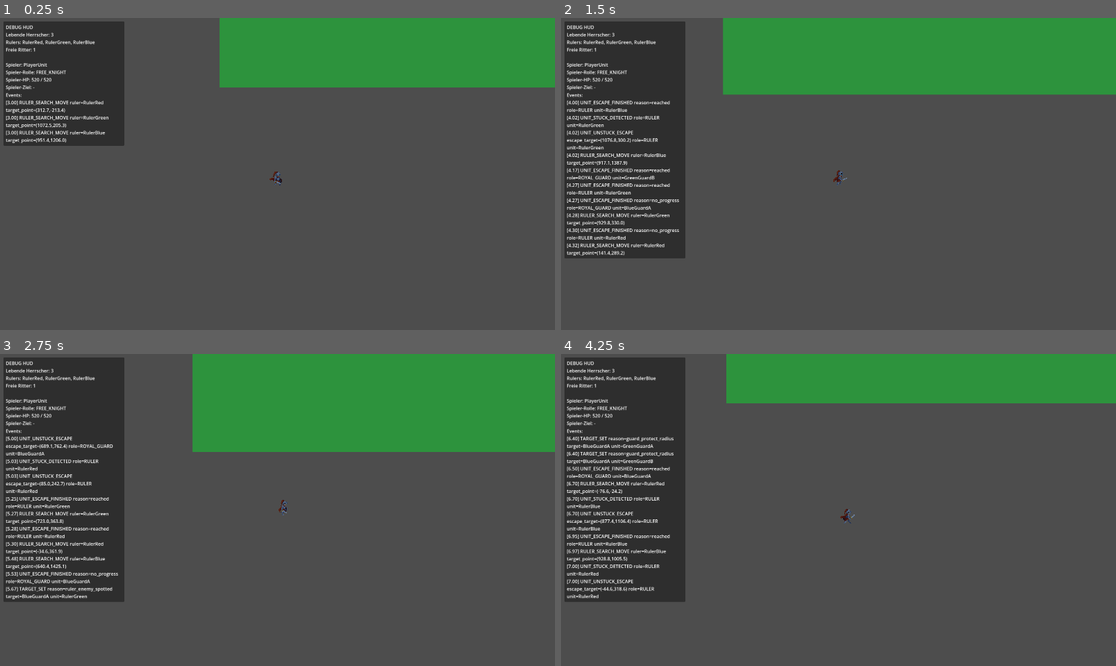
Above: before the commit, frames 1-4 (two rows, left to right).
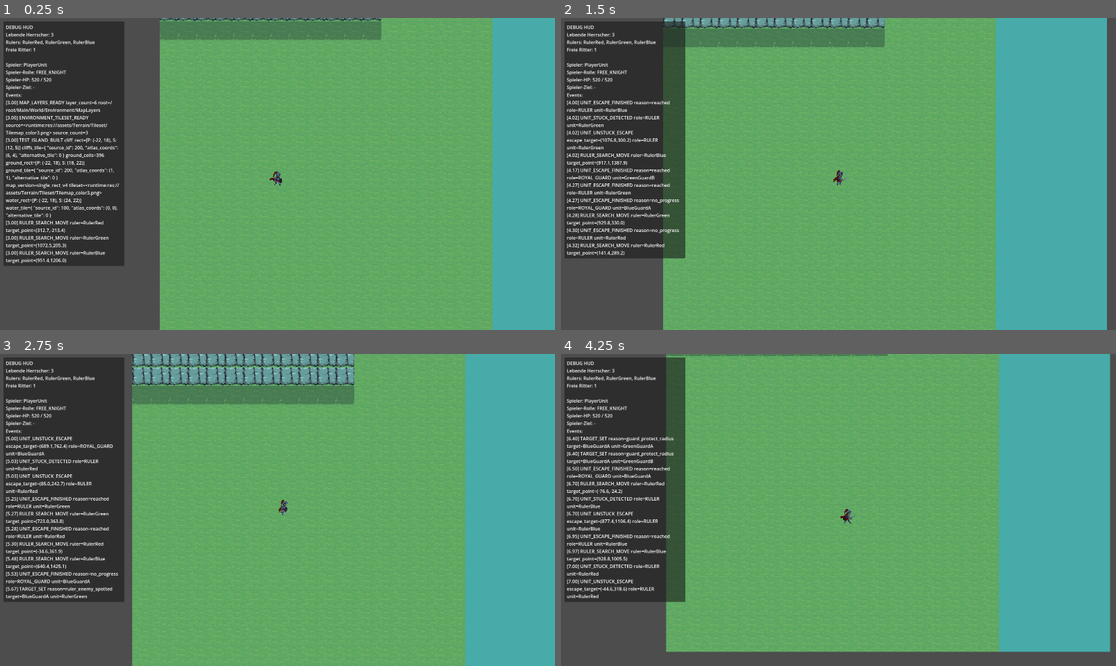
Above: after the commit, the same moments.

Repository: cblab/kingslayer
Game: Godot game, scene res://scenes/Main.tscn
Same seed, same stepped clock (60 frames per second), same inputs: the game is played once before the commit and once after it.
Inputs (mouse positions are in pixels of both pictures, inside the frame that each line leads up to):
- Up to frame 1 (0.25 s): no input
- Up to frame 2 (1.5 s): tap Enter at 0.5 s; move the mouse to (960, 158) at 0.52 s; click (960, 158) at 0.67 s; move the mouse to (727, 189) at 1.27 s; click (727, 189) at 1.42 s
- Up to frame 3 (2.75 s): move the mouse to (333, 441) at 2.02 s; click (333, 441) at 2.17 s
- Up to frame 4 (4.25 s): move the mouse to (810, 572) at 2.77 s; click (810, 572) at 2.92 s; move the mouse to (1005, 556) at 3.52 s; click (1005, 556) at 3.67 s

The runs differ from the first frame. In frame 1, 79% of the frame differs, in the area x 0-100%, y 0-100%; in frame 2, 80%, in the area x 18-100%, y 0-100%; in frame 3, 76%; in frame 4, 77%.

Commit message:
Restore tilemap-only world visuals and remove polygon placeholders

Diff:
--- a/scenes/World.tscn
+++ b/scenes/World.tscn
@@ -10,10 +10,6 @@
 z_index = -100
 
 [node name="Ground" type="Node2D" parent="Environment" unique_id=1999200667]
-
-[node name="GroundVisual" type="Polygon2D" parent="Environment/Ground" unique_id=1133444735]
-color = Color(0.18, 0.58, 0.24, 1)
-polygon = PackedVector2Array(-1200, -280, 1150, -280, 1150, 1700, -1200, 1700)
 
 [node name="MapLayers" type="Node2D" parent="Environment" unique_id=666136115]
 
@@ -36,24 +32,6 @@
 [node name="PropsPlateau" type="TileMapLayer" parent="Environment/MapLayers"]
 z_index = 50
 y_sort_enabled = true
-
-[node name="TerrainVisuals" type="Node2D" parent="Environment"]
-
-[node name="WaterEast" type="Polygon2D" parent="Environment/TerrainVisuals"]
-color = Color(0.16, 0.38, 0.82, 1)
-polygon = PackedVector2Array(1150, -280, 2200, -280, 2200, 1700, 1150, 1700)
-
-[node name="CliffNorth" type="Polygon2D" parent="Environment/TerrainVisuals"]
-color = Color(0.38, 0.36, 0.34, 1)
-polygon = PackedVector2Array(-520, -280, 1150, -280, 1150, 120, -520, 120)
-
-[node name="CliffInnerWest" type="Polygon2D" parent="Environment/TerrainVisuals"]
-color = Color(0.36, 0.34, 0.32, 1)
-polygon = PackedVector2Array(-260, 500, -20, 500, 80, 760, -120, 920, -320, 760)
-
-[node name="CliffInnerMid" type="Polygon2D" parent="Environment/TerrainVisuals"]
-color = Color(0.36, 0.34, 0.32, 1)
-polygon = PackedVector2Array(520, 760, 760, 760, 900, 960, 780, 1180, 560, 1160, 430, 940)
 
 [node name="TerrainCollision" type="Node2D" parent="Environment"]
 
--- a/scripts/world.gd
+++ b/scripts/world.gd
@@ -33,7 +33,6 @@
 const _MAP_LAYERS_ROOT_NAME := "MapLayers"
 const _ENV_COLLIDERS_ROOT_NAME := "Colliders"
 const _ENVIRONMENT_ROOT_Z_INDEX := -100
-const _GROUND_VISUAL_PATH := "Environment/Ground/GroundVisual"
 const _ENV_TILE_SIZE := Vector2i(64, 64)
 const _ENV_TERRAIN_TEXTURE_PATH := "res://assets/Terrain/Tileset/Tilemap_color3.png"
 const _ENV_WATER_TEXTURE_PATH := "res://assets/Terrain/Tileset/Water Background color.png"
@@ -58,6 +57,7 @@
 	_spawn_rng.randomize()
 	_periodic_spawn_cooldown = periodic_free_knight_spawn_interval
 	_prepare_periodic_free_knight_spawn_points()
+	_setup_map_infrastructure()
 	_stabilize_world_state()
 	_refresh_debug_hud()
 
@@ -87,10 +87,9 @@
 	var layers := _ensure_map_layers()
 	var environment_setup := _load_environment_tileset()
 	_apply_environment_tileset_to_layers(environment_setup.get("tileset", null) as TileSet)
-	_set_ground_visual_visible(true)
 	_log_environment_tileset_state(environment_setup)
-	_build_test_island(environment_setup, layers)
-	_rebuild_environment_colliders()
+	if not _map_layers_have_tiles(layers):
+		_build_test_island(environment_setup, layers)
 
 func _ensure_map_layers() -> Dictionary:
 	var layers: Dictionary = {}
@@ -254,10 +253,14 @@
 			missing.append(path)
 	return missing
 
-func _set_ground_visual_visible(is_visible: bool) -> void:
-	var ground_visual := get_node_or_null(_GROUND_VISUAL_PATH) as CanvasItem
-	if ground_visual != null:
-		ground_visual.visible = is_visible
+func _map_layers_have_tiles(layers: Dictionary) -> bool:
+	for layer_name in ["Water", "Ground", "Cliffs", "Shadows"]:
+		var layer := layers.get(layer_name, null) as TileMapLayer
+		if layer == null:
+			continue
+		if not layer.get_used_cells().is_empty():
+			return true
+	return false
 
 func _build_test_island(environment_setup: Dictionary, layers: Dictionary) -> void:
 	var tileset := environment_setup.get("tileset", null) as TileSet
